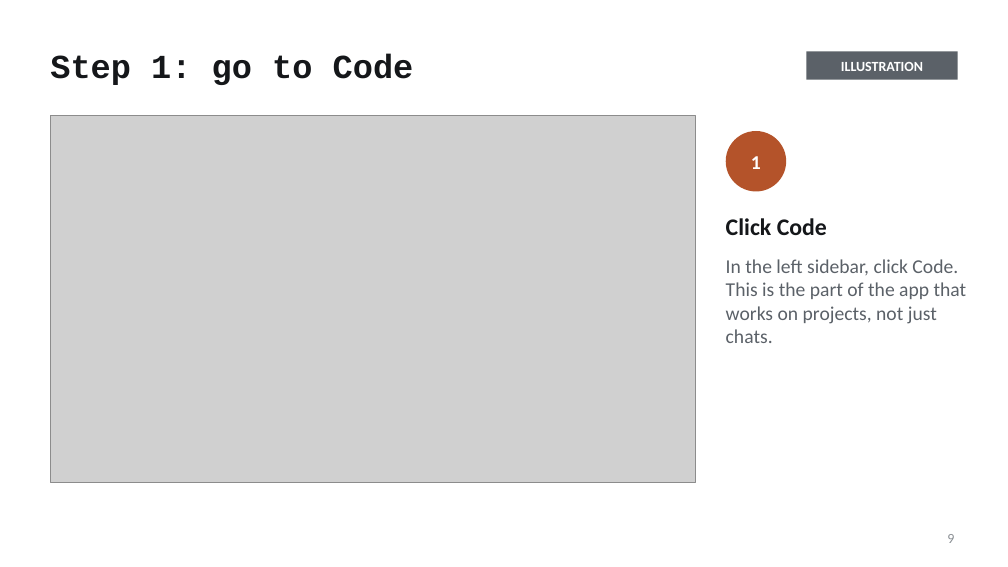
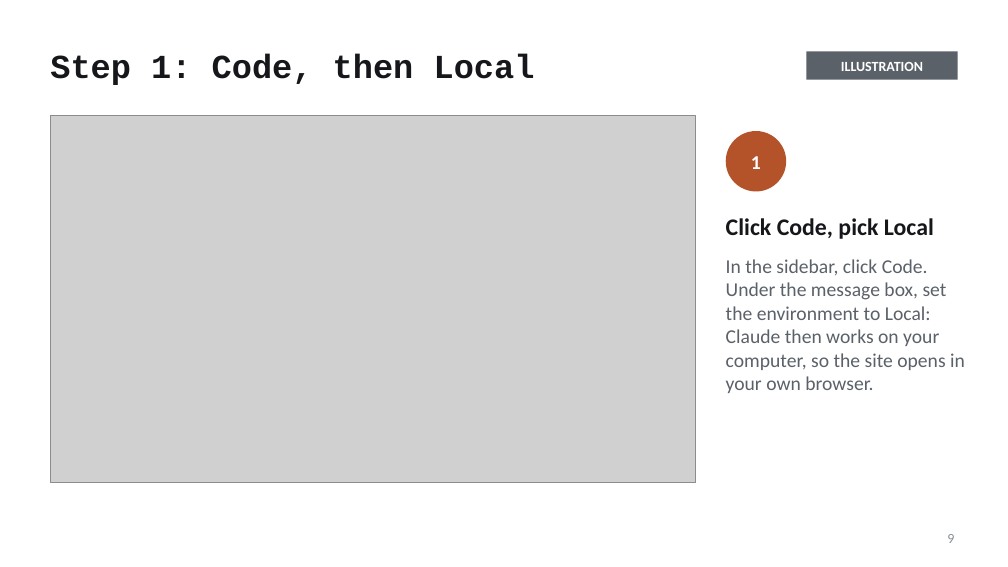
Before and after one commit to mfprado/acrylic-furniture, a slide deck: slide 9 of docs/contributing-guide.pptx. Drawn at 1008x567 pixels with LibreOffice and Linux fonts; fonts in the diff are those of the drawing; grey boxes stand for pictures. Boxes give left, top, right and bottom in pixels: in the first picture for what was removed or moved away, otherwise in the second. Text is boxed around its words. In the diff, an @@ line names an element or a change of style, - is before the commit and + after.

```diff
--- a/docs/contributing-guide.pptx
+++ b/docs/contributing-guide.pptx
@@ title at [50,54,535,85]: text changed @@
-Step 1: go to Code
+Step 1: Code, then Local
@@ text at [726,218,965,393]: text changed @@
-Click Code
-In the left sidebar, click Code. This is the part of the app that works on projects, not just chats.
+Click Code, pick Local
+In the sidebar, click Code. Under the message box, set the environment to Local: Claude then works on your computer, so the site opens in your own browser.
```
Also in this commit, not shown: 4 other slides changed, 1 slide added, 7 other files.
